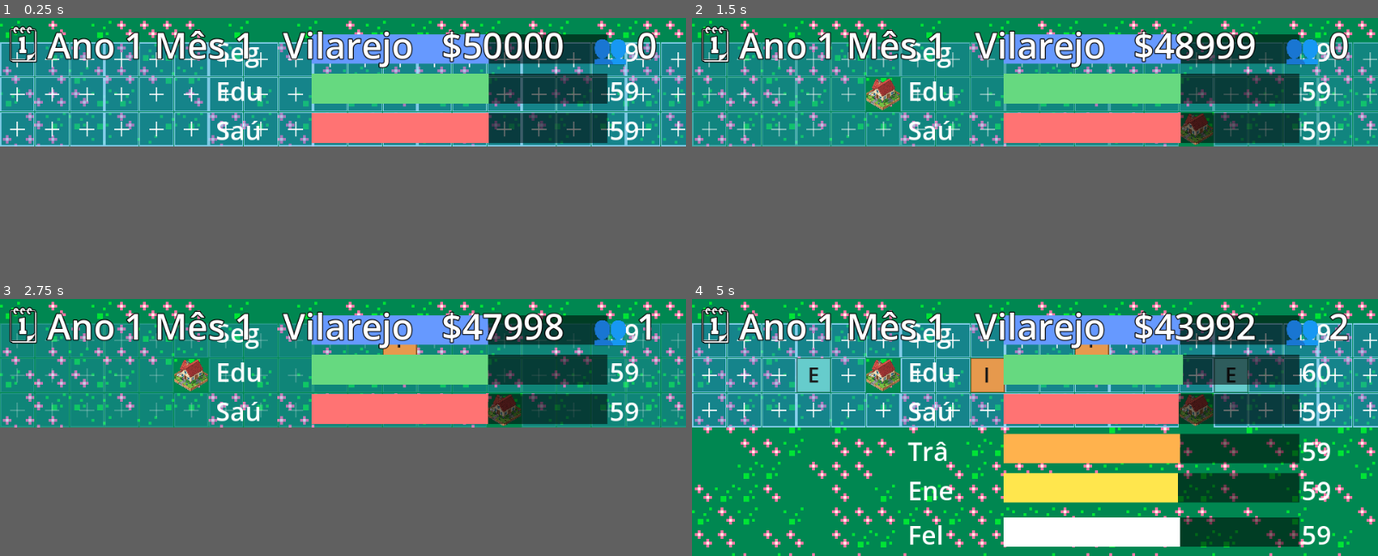
Above: before the commit, frames 1-4 (two rows, left to right).
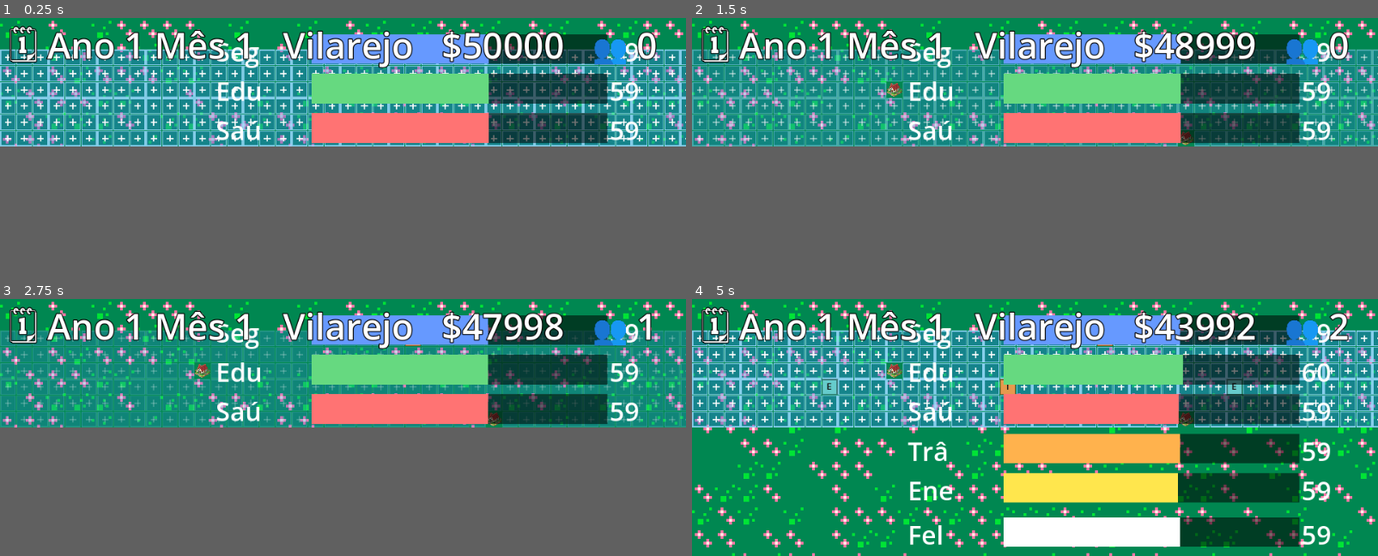
Above: after the commit, the same moments.

Repository: andrewsmedina/yourcity
Game: Godot game, scene res://scenes/main.tscn
The game is run twice, just before and just after one commit, with the same random seed, the same clock (stepped at 60 frames per second) and the same inputs.
Inputs (mouse positions are in pixels of both pictures, inside the frame that each line leads up to):
- Up to frame 1 (0.25 s): no input
- Up to frame 2 (1.5 s): tap Enter at 0.5 s; move the mouse to (1185, 74) at 0.52 s; tap 1 at 0.6 s; click (1185, 74) at 0.67 s; tap Space at 0.77 s; drag from (897, 89) to (1000, 107) at 1.27 s
- Up to frame 3 (2.75 s): move the mouse to (411, 334) at 2.02 s; tap 3 at 2.1 s; click (411, 334) at 2.17 s
- Up to frame 4 (5 s): drag from (1000, 388) to (829, 345) at 2.77 s; move the mouse to (1240, 381) at 3.52 s; tap 5 at 3.6 s; click (1240, 381) at 3.67 s; tap Space at 3.77 s; drag from (829, 345) to (932, 329) at 4.27 s

The runs differ from the first frame. In frame 1, 14% of the frame differs, in the area x 0-100%, y 9-50%; in frame 2, 12%; in frame 3, 6.3%; in frame 4, 15%.

Commit message:
Bigger denser map: 45x6 grid, lower start
Grow the build grid to 45 columns and 6 rows (270 lots) and push it down
(GRID_TOP 34->44) so it clears the larger HUD. Lots are a bit smaller to fit
the extra rows in the same bar height.

Co-Authored-By: Claude Opus 4.8 (1M context) <noreply@anthropic.com>

Diff:
--- a/scripts/build_overlay.gd
+++ b/scripts/build_overlay.gd
@@ -6,7 +6,7 @@
 ## it stays crisp regardless of the day/night tint. Clicks are handled in
 ## main._input (GUI hit-testing is unreliable in this macOS borderless window).
 
-const GRID_TOP := 34.0   # leave room for the HUD line at the top
+const GRID_TOP := 44.0   # push the grid below the (large) HUD line
 const REF_HEIGHT := 180.0  # grid keeps the idle bar height even when expanded
 
 const ZONE_COLOR := {
--- a/scripts/sim/city_sim.gd
+++ b/scripts/sim/city_sim.gd
@@ -88,9 +88,9 @@
 
 # Build grid: 30 columns x 3 rows. Starts with one row unlocked; the rest open
 # up as population grows.
-const GRID_COLS := 30
-const GRID_ROWS := 3
-const MAX_SLOTS := GRID_COLS * GRID_ROWS  # 90
+const GRID_COLS := 45
+const GRID_ROWS := 6
+const MAX_SLOTS := GRID_COLS * GRID_ROWS  # 270
 const BASE_SLOTS := MAX_SLOTS  # whole grid buildable from the start
 const POP_PER_SLOT := 50.0
 
